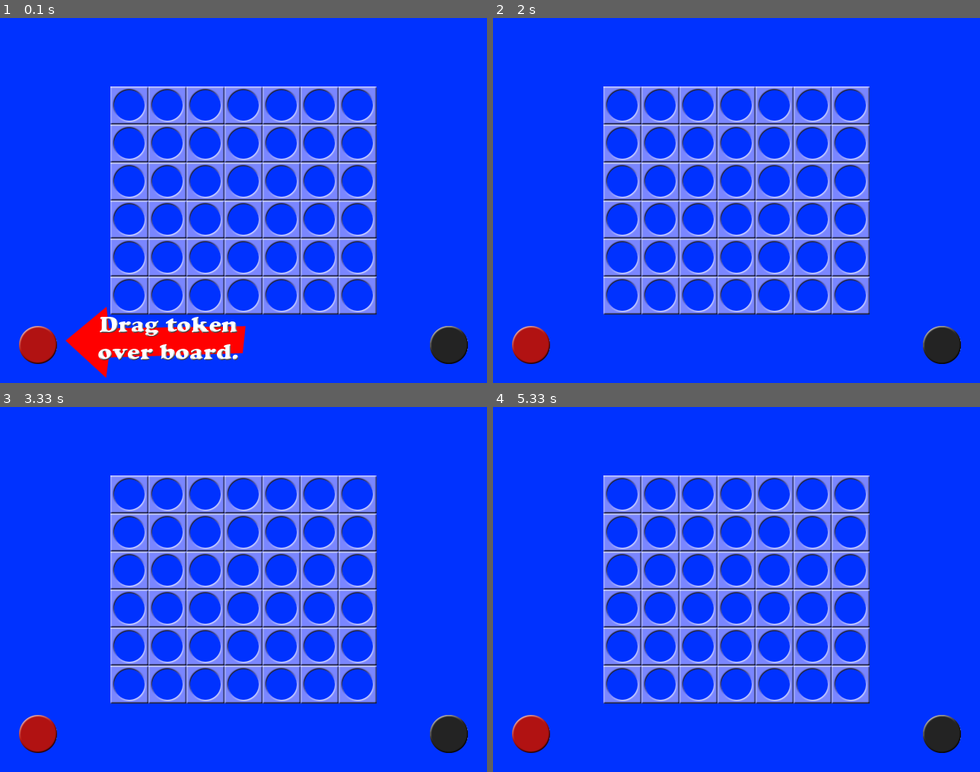
Above: before the commit, frames 1-4 (two rows, left to right).
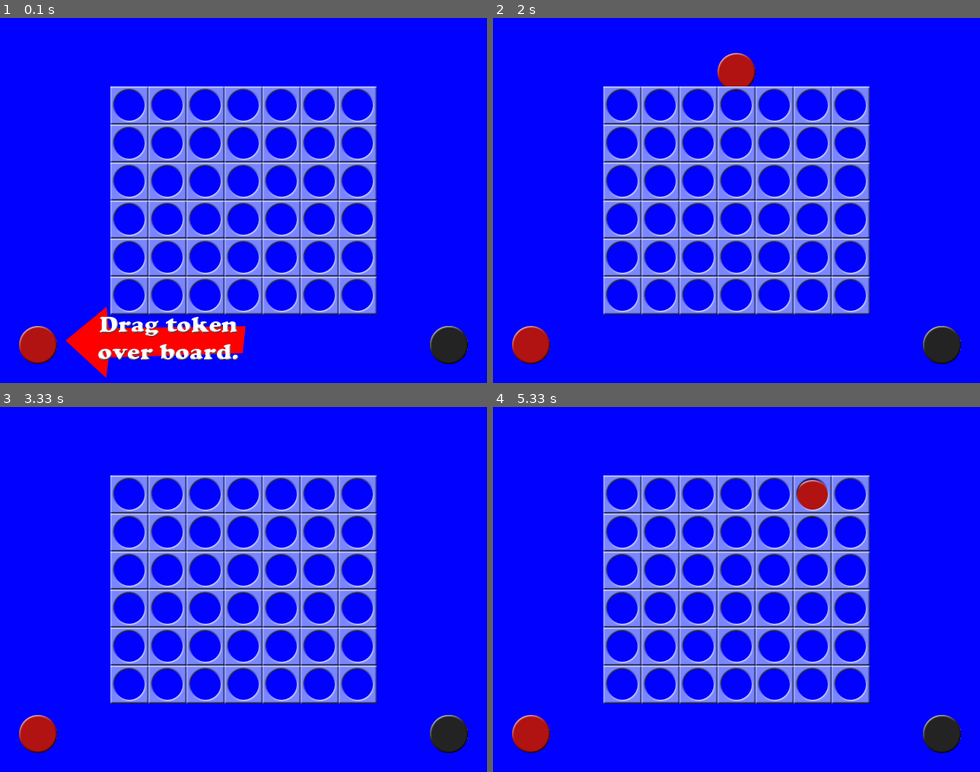
Above: after the commit, the same moments.

Repository: roeje/CIS457-Project3
Game: pygame game, started from c4demo.py
Same seed, same stepped clock (60 frames per second), same inputs: the game is played once before the commit and once after it. The source is Python 2; it was converted automatically to run under Python 3.
Inputs (mouse positions are in pixels of both pictures, inside the frame that each line leads up to):
- Up to frame 1 (0.1 s): no input
- Up to frame 2 (2 s): press the mouse at (531, 346) at 0.37 s; move the mouse to (556, 244) at 0.47 s; release the mouse at (585, 145) at 0.6 s; press the mouse at (531, 346) at 1.7 s; move the mouse to (634, 207) at 1.8 s; release the mouse at (741, 69) at 1.93 s
- Up to frame 3 (3.33 s): no input
- Up to frame 4 (5.33 s): press the mouse at (531, 735) at 4.87 s; move the mouse to (678, 600) at 4.97 s; release the mouse at (829, 469) at 5.1 s

The runs differ from the first frame. In frame 1, 78% of the frame differs, in the area x 0-100%, y 0-100%; in frame 2, 82%; in frame 3, 82%; in frame 4, 82%.

Commit message:
add detailed print statements, clean up demo and gui code. fix indexing issues in various helper functions in gui

Diff:
--- a/c4_gui/pygameGUI.py
+++ b/c4_gui/pygameGUI.py
@@ -1,14 +1,17 @@
 import random, copy, sys, pygame
 from pygame.locals import *
+
 class Gui:
 
-    def __init__ (self):
+    def __init__ (self, height, width):
+
         global FPS, BOARDWIDTH, BOARDHEIGHT, SPACESIZE, FPSCLOCK, WINDOWWIDTH, WINDOWWIDTH
         global XMARGIN, YMARGIN, BRIGHTBLUE, WHITE, BGCOLOR, TEXTCOLOR, RED, BLACK, EMPTY
         global playerOne, playerTwo
+
         # Game Variables
-        BOARDWIDTH = 7  # how many spaces wide the board is
-        BOARDHEIGHT = 6  # how many spaces tall the board is
+        BOARDWIDTH = width  # how many spaces wide the board is
+        BOARDHEIGHT = height  # how many spaces tall the board is
 
         SPACESIZE = 50  # size of the tokens and individual board spaces in pixels
 
@@ -19,7 +22,7 @@
         XMARGIN = int((WINDOWWIDTH - BOARDWIDTH * SPACESIZE) / 2)
         YMARGIN = int((WINDOWHEIGHT - BOARDHEIGHT * SPACESIZE) / 2)
 
-        BRIGHTBLUE = (0, 50, 255)
+        BRIGHTBLUE = (0, 1, 255)
         WHITE = (255, 255, 255)
 
         BGCOLOR = BRIGHTBLUE
@@ -27,14 +30,14 @@
 
         RED = 'red'
         BLACK = 'black'
-        EMPTY = None
+        EMPTY = -1
         playerOne = 1
         playerTwo = 2
 
         pygame.init()
         self.FPSCLOCK = pygame.time.Clock()
         self.DISPLAYSURF = pygame.display.set_mode((WINDOWWIDTH, WINDOWHEIGHT))
-        pygame.display.set_caption('Four in a Row')
+        pygame.display.set_caption('Net Four')
 
         self.REDPILERECT = pygame.Rect(int(SPACESIZE / 2), WINDOWHEIGHT - int(3 * SPACESIZE / 2), SPACESIZE, SPACESIZE)
         self.BLACKPILERECT = pygame.Rect(WINDOWWIDTH - int(3 * SPACESIZE / 2), WINDOWHEIGHT - int(3 * SPACESIZE / 2), SPACESIZE,
@@ -63,8 +66,6 @@
         #
 
     def runGame(self):
-
-
         # Set up a blank board data structure.
         mainBoard = self.getNewBoard()
         turn = playerOne
@@ -89,7 +90,7 @@
                     break
                 turn = playerOne # switch to other player's turn
 
-            if self.isBoardFull(mainBoard):
+            if self.check_full_board(mainBoard):
                 # A completely filled board means it's a tie.
                 winnerImg = self.TIEWINNERIMG
                 break
@@ -162,9 +163,9 @@
                     if tokeny < YMARGIN and tokenx > XMARGIN and tokenx < WINDOWWIDTH - XMARGIN:
                         # let go at the top of the screen.
                         column = int((tokenx - XMARGIN) / SPACESIZE)
-                        if self.isValidMove(board, column):
+                        if self.check_full_col(board, column):
                            #  self.animateDroppingToken(board, column, RED)
-                           # board[column][self.getLowestEmptySpace(board, column)] = RED
+                           # # board[column][self.isValidMove(board, column)] = RED
                            #  self.drawBoard(board)
                            #  pygame.display.update()
                             return column
@@ -190,6 +191,7 @@
         for y in range(BOARDWIDTH):
             for x in range(BOARDHEIGHT):
                 spaceRect.topleft = (XMARGIN + (x * SPACESIZE), YMARGIN + (y * SPACESIZE))
+                # print "Board at: " + str(x) + ", " + str(y) + " = " + str(board[x][y])
                 if board[x][y] == playerOne:
                     self.DISPLAYSURF.blit(self.REDTOKENIMG, spaceRect)
                 elif board[x][y] == BLACK:
@@ -217,8 +219,9 @@
         y = YMARGIN - SPACESIZE
         dropSpeed = 1.0
 
-        lowestEmptySpace = self.getLowestEmptySpace(board, column)
-        print lowestEmptySpace
+        lowestEmptySpace = self.check_full_col(board, column)
+
+        print 'Is Col:' + str(column) + " not full?     " + str(lowestEmptySpace)
         while True:
             y += int(dropSpeed)
             dropSpeed += 0.5
@@ -228,53 +231,50 @@
             pygame.display.update()
             self.FPSCLOCK.tick()
 
-    def isBoardFull(self, board):
+    def check_full_board(self, board):
         # Returns True if there are no empty spaces anywhere on the board.
-        for x in range(BOARDWIDTH):
-            for y in range(BOARDHEIGHT):
-                if board[x][y] == EMPTY:
+        for row in range(BOARDHEIGHT):
+            for col in range(BOARDWIDTH):
+                if board[row][col] == EMPTY:
                     return False
         return True
 
-    def isValidMove(self, board, column):
+    def check_full_col(self, board, column):
         # Returns True if there is an empty space in the given column.
         # Otherwise returns False.
-        if (board[5][column] == -1):
+        if (board[BOARDHEIGHT - 1][column] == -1):
             return True
         return False
 
-    def isWinner(self, board, tile):
-        # check horizontal spaces
-        for x in range(BOARDWIDTH - 3):
-            for y in range(BOARDHEIGHT):
-                if board[x][y] == tile and board[x+1][y] == tile and board[x+2][y] == tile and board[x+3][y] == tile:
-                    return True
-        # check vertical spaces
-        for x in range(BOARDWIDTH):
-            for y in range(BOARDHEIGHT - 3):
-                if board[x][y] == tile and board[x][y+1] == tile and board[x][y+2] == tile and board[x][y+3] == tile:
-                    return True
-        # check / diagonal spaces
-        for x in range(BOARDWIDTH - 3):
-            for y in range(3, BOARDHEIGHT):
-                if board[x][y] == tile and board[x+1][y-1] == tile and board[x+2][y-2] == tile and board[x+3][y-3] == tile:
-                    return True
-        # check \ diagonal spaces
-        for x in range(BOARDWIDTH - 3):
-            for y in range(BOARDHEIGHT - 3):
-                if board[x][y] == tile and board[x+1][y+1] == tile and board[x+2][y+2] == tile and board[x+3][y+3] == tile:
-                    return True
-        return False
-
-    def getLowestEmptySpace(self, board, column):
-        # Return the row number of the lowest empty row in the given column.
-        for row in range(0, 5):
-            if (board[row][column] == -1):
-                return row
-        return -1
-
-    def getNewBoard(self):
-        board = []
-        for x in range(BOARDWIDTH):
-            board.append([EMPTY] * BOARDHEIGHT)
-        return board
+    def display_update(self):
+        pygame.display.update()
+
+    # def isWinner(self, board, tile):
+    #     # check horizontal spaces
+    #     for x in range(BOARDWIDTH - 3):
+    #         for y in range(BOARDHEIGHT):
+    #             if board[x][y] == tile and board[x+1][y] == tile and board[x+2][y] == tile and board[x+3][y] == tile:
+    #                 return True
+    #     # check vertical spaces
+    #     for x in range(BOARDWIDTH):
+    #         for y in range(BOARDHEIGHT - 3):
+    #             if board[x][y] == tile and board[x][y+1] == tile and board[x][y+2] == tile and board[x][y+3] == tile:
+    #                 return True
+    #     # check / diagonal spaces
+    #     for x in range(BOARDWIDTH - 3):
+    #         for y in range(3, BOARDHEIGHT):
+    #             if board[x][y] == tile and board[x+1][y-1] == tile and board[x+2][y-2] == tile and board[x+3][y-3] == tile:
+    #                 return True
+    #     # check \ diagonal spaces
+    #     for x in range(BOARDWIDTH - 3):
+    #         for y in range(BOARDHEIGHT - 3):
+    #             if board[x][y] == tile and board[x+1][y+1] == tile and board[x+2][y+2] == tile and board[x+3][y+3] == tile:
+    #                 return True
+    #     return False
+
+    # def getLowestEmptySpace(self, board, column):
+    #     # Return the row number of the lowest empty row in the given column.
+    #     for row in range(0, 5):
+    #         if (board[row][column] == -1):
+    #             return row
+    #     return -1
--- a/c4_lib/c4_engine.py
+++ b/c4_lib/c4_engine.py
@@ -4,7 +4,7 @@
 # it behaved more like an simple attribute instead of an object.
 class Game:
 
-    def __init__ ( self, height, width, row_len ):
+    def __init__(self, height, width, row_len):
         self.height = height
         self.width = width
         self.row_len = row_len
--- a/c4demo.py
+++ b/c4demo.py
@@ -7,101 +7,50 @@
 
 def main():
     game = c4_engine.Game(6, 7, 4)
-    gui = pygameGUI.Gui()
+    gui = pygameGUI.Gui(6, 7)
     playerOne = 0
     playerTwo = 1
-    # Set up a blank board data structure.
+
+    # game.print_formated()
+
     turn = playerOne
     showHelp = True
+
     while True:  # main game loop
         if turn == playerOne:
-            print 'hi'
-            # Human player's turn.
+            print 'Player One Turn:'
+
             column = gui.getPlayerMove(game.board, showHelp)
-            gui.animateDroppingToken(game.board, column, 0)
+            gui.animateDroppingToken(game.board, column, 'red')
             game.place_token(turn, column)
             gui.drawBoard(game.board)
-            pygame.display.update()
+            gui.display_update()
             if showHelp:
                 # turn off help arrow after the first move
                 showHelp = False
-            if game.check_winner() != -1:
-                print 'oops'
+            if game.check_winner() == playerOne:
+                print 'Winner Found: Player One'
                 winnerImg = gui.HUMANWINNERIMG
                 gui.mainLoop(game.board, gui.HUMANWINNERIMG)
                 break
             turn = playerTwo  # switch to other player's turn
         else:
-            print 'fish'
+            print 'Player Two Turn:'
             if showHelp:
                 # turn off help arrow after the first move
                 showHelp = False
-            if game.check_winner() != -1:
+            if game.check_winner() == playerTwo:
+
+                print 'Winner Found: Player Two'
                 winnerImg = gui.HUMANWINNERIMG
                 gui.mainLoop(game.board, gui.HUMANWINNERIMG)
                 break
             turn = playerOne  # switch to other player's turn
 
         if game.check_full_board():
-            # A completely filled board means it's a tie.
+
             winnerImg = gui.TIEWINNERIMG
             break
-        # game.print_formated()
-
-    # # Start the game loop.
-    # while (1):
-    #     print "Enter Column # to Place Token or type save to Save your current game:"
-    #     pos = raw_input("Col # or save: ")
-    #     if pos.lower() == "save":
-    #         print "Saving game..."
-    #         if io.save_obj(game, "game.txt", "w"):
-    #             print "Game Saved Successfully!"
-    #             continue
-    #         else:
-    #             print "An error occured, Please try Again"
-    #             continue
-    #
-    #     # Check for valid col input
-    #     try:
-    #         if pos.isdigit() and int(pos) >= 0 and int(pos) < width:
-    #             pos = int(pos)
-    #         else:
-    #             print "The Column you entered is invalid. Please try again."
-    #             continue
-    #     except AttributeError as e:
-    #         print "You did not specify a number parameter. Please try again."
-    #         print e
-    #         sys.exit(2)
-    #
-    #     # Check place token returns false, the col is full
-    #     if not game.place_token(player, pos):
-    #         print "This column is already full. Try again."
-    #         continue
-    #
-    #     print "**********************"
-    #     print "    Board Updated     "
-    #     print "**********************"
-    #     game.print_formated()
-    #     print "\n"
-    #
-    #     # Check for full board at the end of every insertion
-    #     if game.check_full_board():
-    #         print "This game is a tie. Thanks for playing!"
-    #         break
-    #
-    #     # Check winning conditions. Break out of game loop if winner is found
-    #     if game.check_winner() != -1:
-    #         print "Player " + str(game.check_winner()) + " has Won the game!. Thanks for playing!"
-    #         break
-    #
-    #     # Toggle player value at end of round
-    #     if player == 1:
-    #         player = 0
-    #     else:
-    #         player = 1
-    #
-    #     # Update the user with the current player
-    #     print "Player " + str(player) + "s turn..."
 
 
 if __name__ == "__main__":
